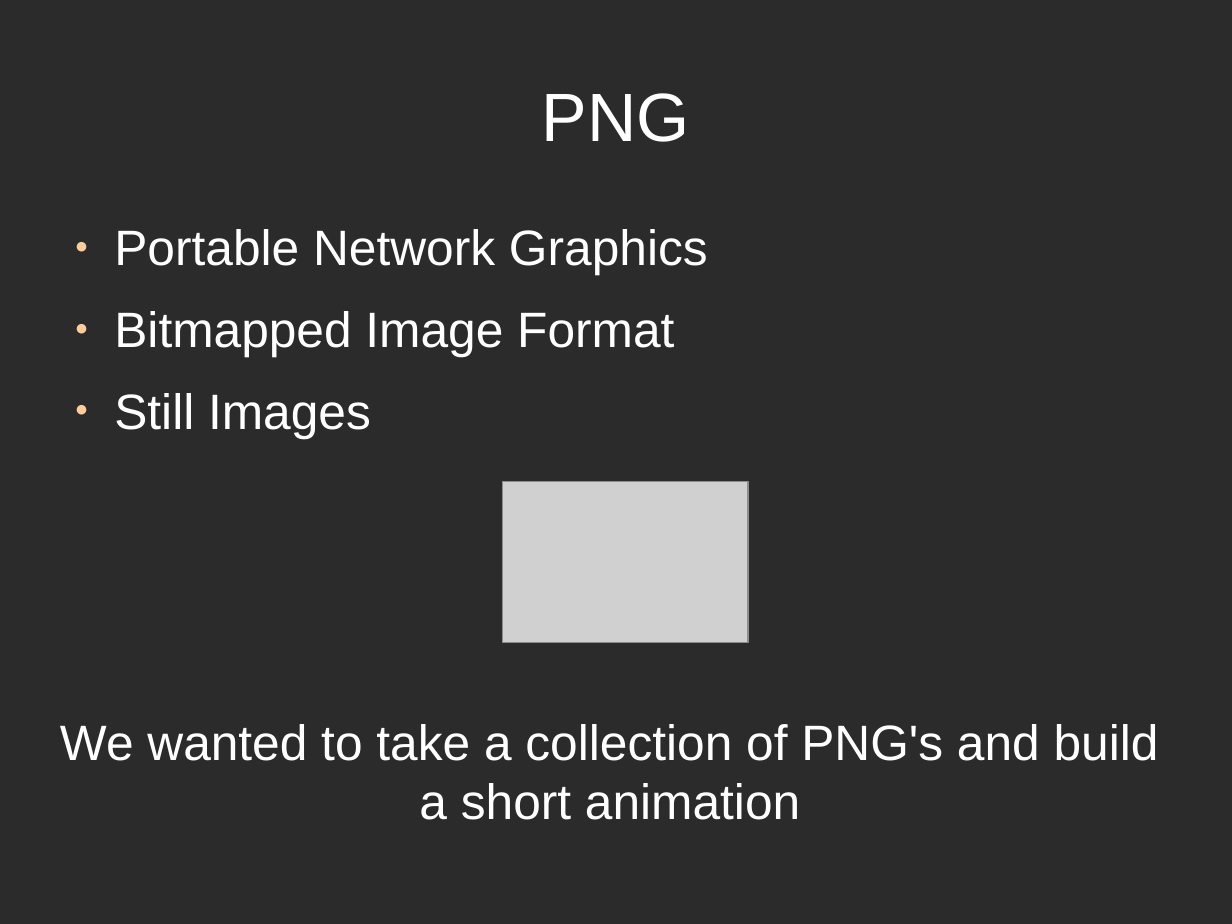
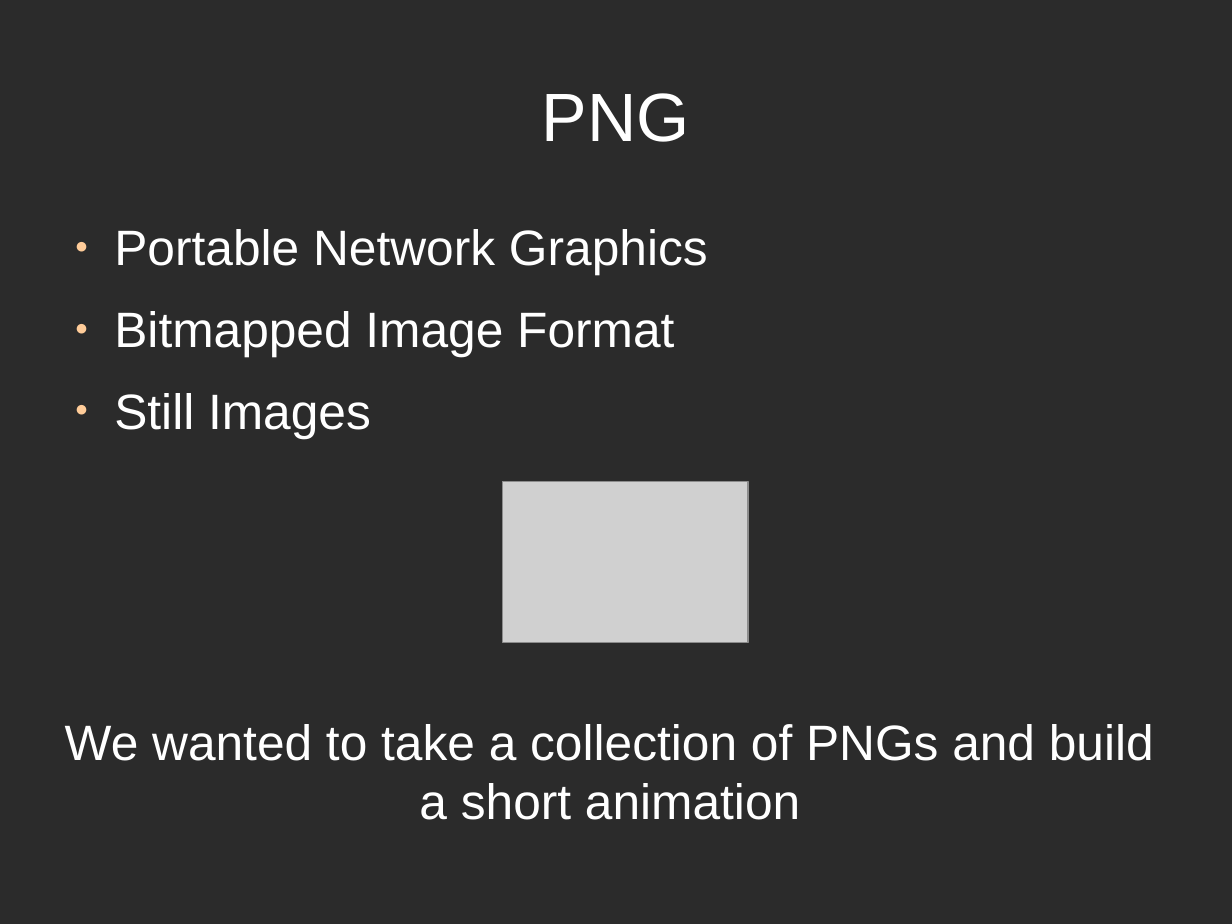
Before and after one commit to directrix1/se2, a slide deck: slide 2 of wip/SE2Presentation.odp. Drawn at 1232x924 pixels with LibreOffice and Linux fonts; fonts in the diff are those of the drawing; grey boxes stand for pictures; background and template pictures are left out; a plain dark background stands for a picture behind light text. Boxes give left, top, right and bottom in pixels: in the first picture for what was removed or moved away, otherwise in the second. Text is boxed around its words. In the diff, an @@ line names an element or a change of style, - is before the commit and + after.

```diff
--- a/wip/SE2Presentation.odp
+++ b/wip/SE2Presentation.odp
@@ title at <box>65,724,1154,820</box>: text changed @@
-We wanted to take a collection of PNG's and build a short animation
+We wanted to take a collection of PNGs and build a short animation
```
Also in this commit, not shown: 6 other slides changed, 1 slide added, 2 slides removed.
